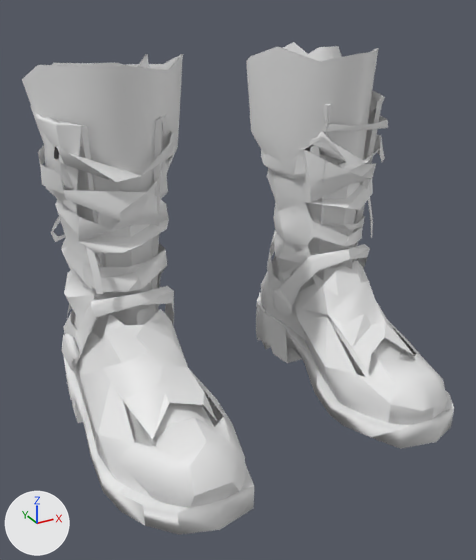
The glTF model godot-client/assets/actors/native/equipment/leather_adventurer_boots_05.glb, before and after one commit.
Camera for both pictures: a camera (50 mm lens) standing at (-0.358, -0.625, 0.457) and looking at (-0.031, -0.03, 0.16). The lights are fixed; the arrows at lower left show +X, +Y and +Z. The first picture is the older version. Materials are left out; every surface is plain grey. Vertices at exactly the same position are counted once.

The first picture shows 'GeneratedBootBacking', 'GeneratedBootBackingWithLegs', 'Redlace Boots'.
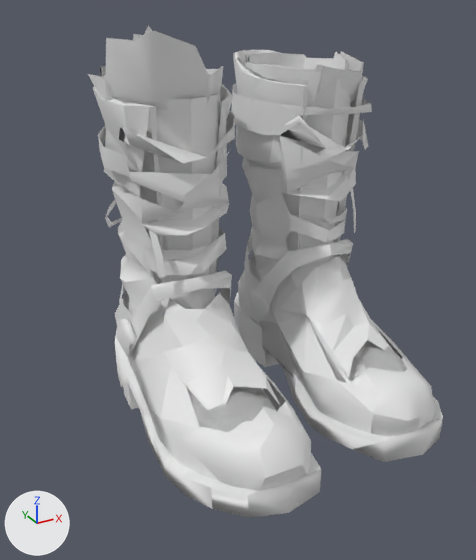
The change, as a diff of the scene's bpy script:
```diff
--- a/godot-client/assets/actors/native/equipment/leather_adventurer_boots_05.glb.py
+++ b/godot-client/assets/actors/native/equipment/leather_adventurer_boots_05.glb.py
@@ me_redlace_boots @@
 # used by ob_redlace_boots; location = (0.0, 0.0, 0.0)
-me_redlace_boots.from_pydata(...)  # 849 vertices, 1368 faces; spans x -0.219..0.218, y -0.191..0.17, z -0.026..0.365
+me_redlace_boots.from_pydata(...)  # 849 vertices, 1368 faces; spans x -0.162..0.165, y -0.224..0.14, z -0.004..0.391
+# me_redlace_boots part 1: the loose piece of 55 vertices spanning x -0.219..-0.072, y -0.191..0.17, z -0.026..0.037 is scaled about its middle by 0.99, then moved by (0.057, -0.034, 0.022)
+# me_redlace_boots part 2: the loose piece of 292 vertices spanning x 0.069..0.214, y -0.184..0.163, z -0.02..0.363 is scaled about its middle by 1.01, then moved by (-0.054, -0.03, 0.026)
+# me_redlace_boots part 3: the loose piece of 289 vertices spanning x -0.214..-0.069, y -0.184..0.164, z -0.02..0.365 is scaled about its middle by 0.99, then moved by (0.057, -0.034, 0.02)
+# me_redlace_boots part 4: the loose piece of 54 vertices spanning x 0.071..0.218, y -0.191..0.168, z -0.026..0.037 is scaled about its middle by 1.01, then moved by (-0.054, -0.03, 0.025)
+# me_redlace_boots part 5: the loose piece of 22 vertices spanning x -0.198..-0.089, y 0.051..0.147, z 0.053..0.146 is moved by (0.057, -0.036, 0.021)
+# me_redlace_boots part 6: the loose piece of 25 vertices spanning x 0.094..0.186, y -0.111..0.024, z 0.045..0.134 is moved by (-0.054, -0.03, 0.026)
+# me_redlace_boots part 7: the loose piece of 7 vertices spanning x -0.187..-0.178, y -0.004..0.015, z 0.164..0.217 is moved by (0.057, -0.034, 0.02)
+# me_redlace_boots part 8: the loose piece of 23 vertices spanning x -0.211..-0.078, y -0.012..0.08, z 0.051..0.159 is moved by (0.057, -0.035, 0.021)
+# me_redlace_boots part 9: the loose piece of 23 vertices spanning x 0.078..0.211, y -0.013..0.079, z 0.05..0.158 is moved by (-0.054, -0.03, 0.026)
+# me_redlace_boots part 10: the loose piece of 17 vertices spanning x -0.195..-0.129, y 0.135..0.161, z 0.179..0.28 is moved by (0.057, -0.036, 0.02)
+# me_redlace_boots part 11: the loose piece of 7 vertices spanning x 0.179..0.187, y -0.005..0.014, z 0.163..0.216 is moved by (-0.053, -0.03, 0.026)
+# other edits to the shape of me_redlace_boots do not show in these pictures
@@ me_generatedbootbacking @@
 # used by ob_generatedbootbacking; location = (0.0, 0.0, 0.0)
-me_generatedbootbacking.from_pydata(...)  # 690 vertices, 1364 faces; spans x -0.214..0.213, y -0.15..0.148, z -0.025..0.4
+me_generatedbootbacking.from_pydata(...)  # 2810 vertices, 5652 faces; spans x -0.157..0.158, y -0.184..0.118, z -0.003..0.424
+# me_generatedbootbacking part 12: 690 vertices removed from x -0.214..0.213, y -0.15..0.148, z -0.025..0.4; 2810 vertices added at x -0.157..0.158, y -0.184..0.118, z -0.003..0.424
@@ me_generatedbootbackingwithlegs @@
 # used by ob_generatedbootbackingwithlegs; location = (0.0, 0.0, 0.0)
-me_generatedbootbackingwithlegs.from_pydata(...)  # 690 vertices, 1364 faces; spans x -0.199..0.201, y -0.15..0.148, z -0.025..0.401
+me_generatedbootbackingwithlegs.from_pydata(...)  # 2810 vertices, 5652 faces; spans x -0.144..0.149, y -0.184..0.118, z -0.003..0.425
+# me_generatedbootbackingwithlegs part 13: 690 vertices removed from x -0.199..0.201, y -0.15..0.148, z -0.025..0.401; 2810 vertices added at x -0.144..0.149, y -0.184..0.118, z -0.003..0.425
```

Where the change shows, as pixel boxes [x1, y1, x2, y2] in the pictures (476 x 560 px; the box of a moved part takes in the faces that stretch with it):
'Redlace Boots', reshaped (17% narrower)
    before: [31, 90, 454, 535]
    after: [93, 50, 443, 518]
'GeneratedBootBacking', reshaped
    before: [22, 46, 416, 446]
    after: [88, 31, 364, 200]
'GeneratedBootBackingWithLegs', reshaped (mostly hidden)
    before: [52, 42, 349, 267]
    after: [100, 26, 407, 432]
part 1 of me_redlace_boots, moved or reshaped
    before: [63, 355, 254, 535]
    after: [115, 330, 321, 518]
part 2 of me_redlace_boots, moved or reshaped
    before: [260, 90, 447, 425]
    after: [231, 50, 435, 436]
part 3 of me_redlace_boots, moved or reshaped
    before: [31, 107, 245, 508]
    after: [93, 85, 311, 490]
part 4 of me_redlace_boots, moved or reshaped
    before: [256, 292, 454, 449]
    after: [234, 292, 443, 462]
part 5 of me_redlace_boots, moved or reshaped (mostly hidden)
    before: [67, 303, 77, 337]
    after: [119, 283, 134, 322]
part 6 of me_redlace_boots, moved or reshaped
    before: [301, 260, 413, 372]
    after: [279, 256, 391, 377]
part 7 of me_redlace_boots, moved or reshaped
    before: [86, 247, 103, 294]
    after: [149, 229, 165, 278]
part 8 of me_redlace_boots, moved or reshaped
    before: [61, 286, 174, 372]
    after: [116, 271, 232, 357]
part 9 of me_redlace_boots, moved or reshaped
    before: [272, 244, 370, 315]
    after: [249, 239, 353, 316]
part 10 of me_redlace_boots, moved or reshaped
    before: [51, 217, 66, 242]
    after: [105, 199, 122, 227]
part 11 of me_redlace_boots, moved or reshaped
    before: [368, 197, 373, 238]
    after: [350, 188, 356, 233]
